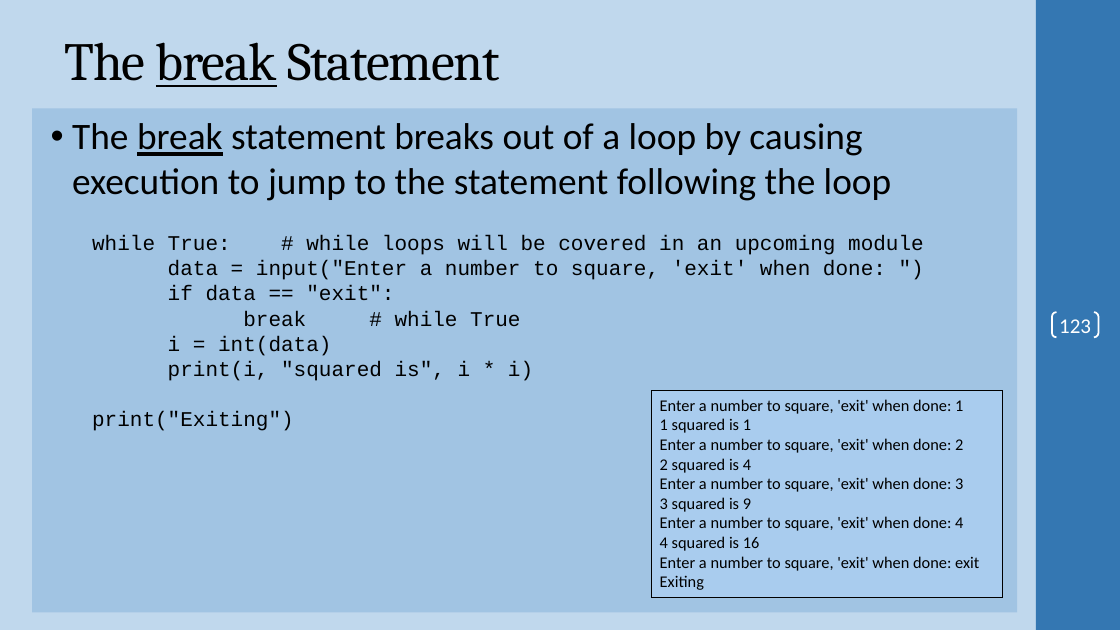
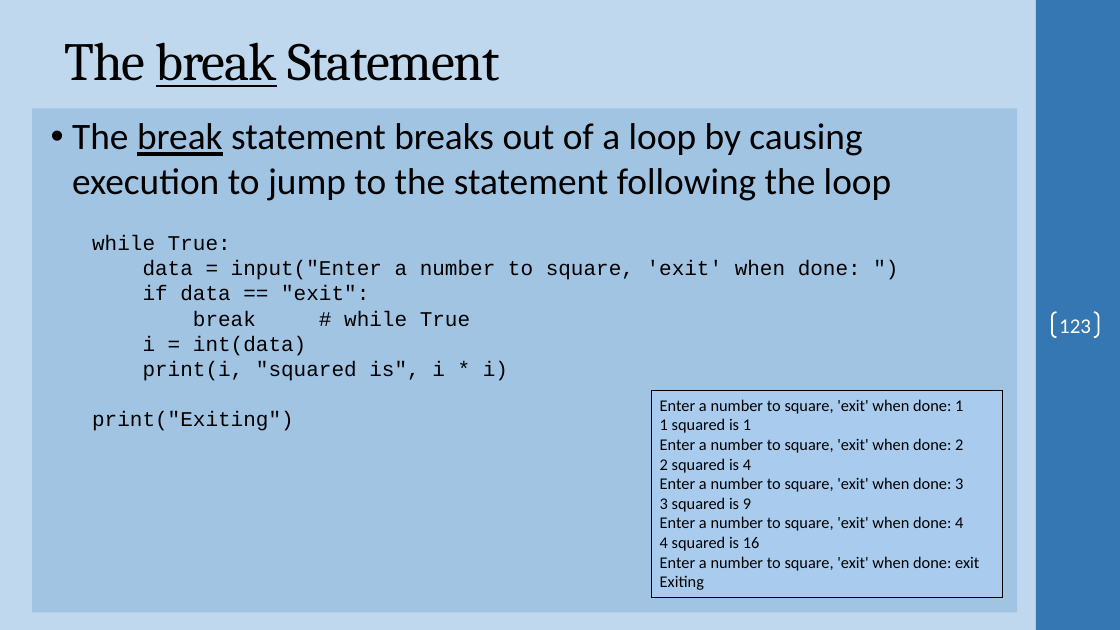
Before and after one commit to ProfSingletary/2023SpringNetworkScripting5Fridays, a slide deck: slide 123 of Day1.pptx. Drawn at 1120x630 pixels with LibreOffice and Linux fonts; fonts in the diff are those of the drawing; background and template pictures are left out. Boxes give left, top, right and bottom in pixels: in the first picture for what was removed or moved away, otherwise in the second. Text is boxed around its words. In the diff, an @@ line names an element or a change of style, - is before the commit and + after.

```diff
--- a/Day1.pptx
+++ b/Day1.pptx
@@ text at (92,235,231,250): text changed @@
-while True: # while loops will be covered in an upcoming module
+while True:
```
Also in this commit, not shown: 6 other slides changed, 1 other file.
